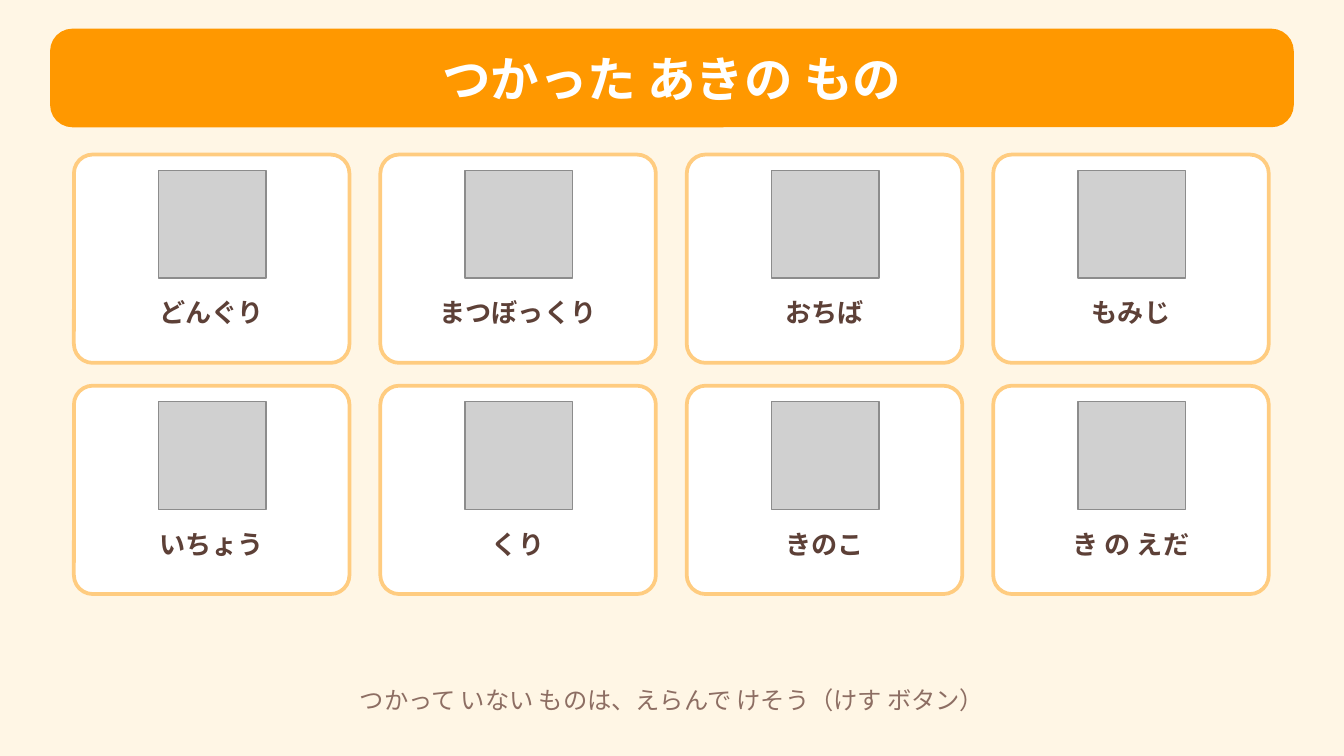
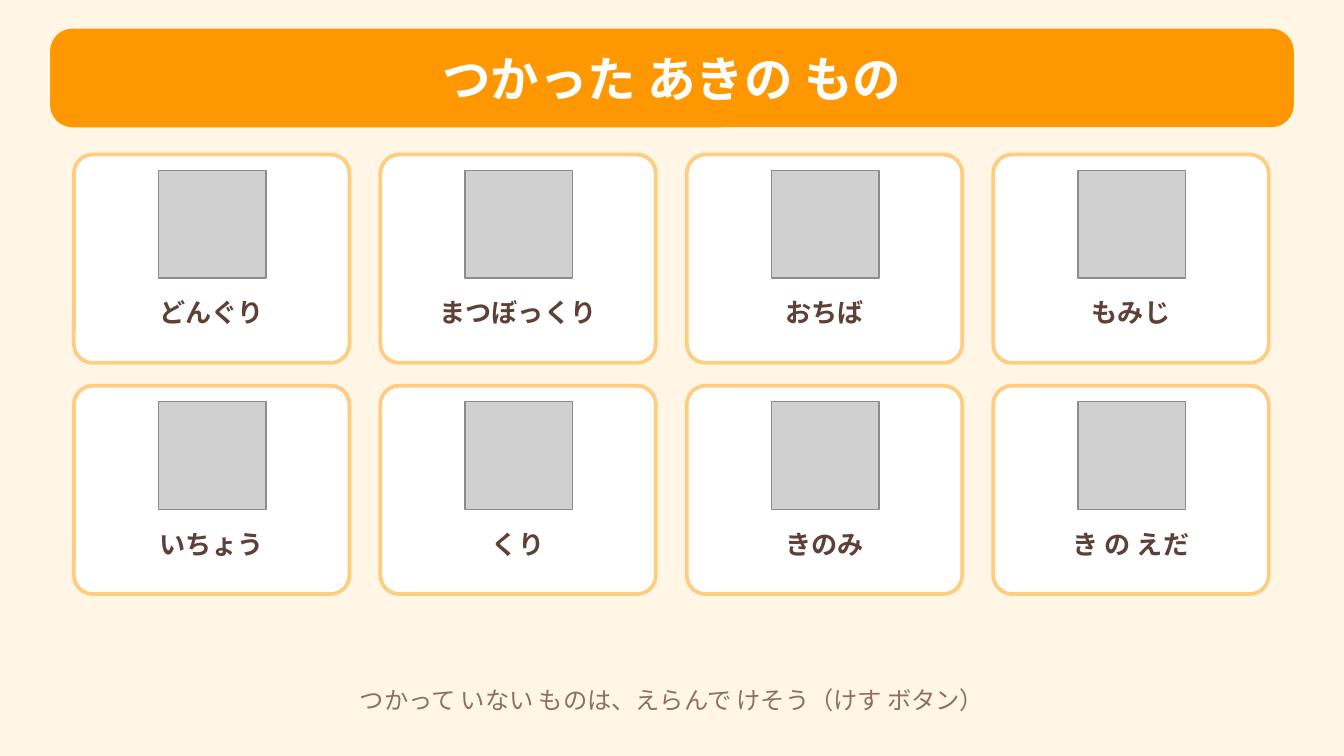
Before and after one commit to Erica-sensei/happyo-maker, a slide deck: slide 3 of canva/aki-omocha-template.pptx. Drawn at 1344x756 pixels with LibreOffice and Linux fonts; fonts in the diff are those of the drawing; grey boxes stand for pictures. Boxes give left, top, right and bottom in pixels: in the first picture for what was removed or moved away, otherwise in the second. Text is boxed around its words. In the diff, an @@ line names an element or a change of style, - is before the commit and + after.

```diff
--- a/canva/aki-omocha-template.pptx
+++ b/canva/aki-omocha-template.pptx
@@ text at (785,532,863,556): text changed @@
-きのこ
+きのみ
```
Also in this commit, not shown: 3 other files.
